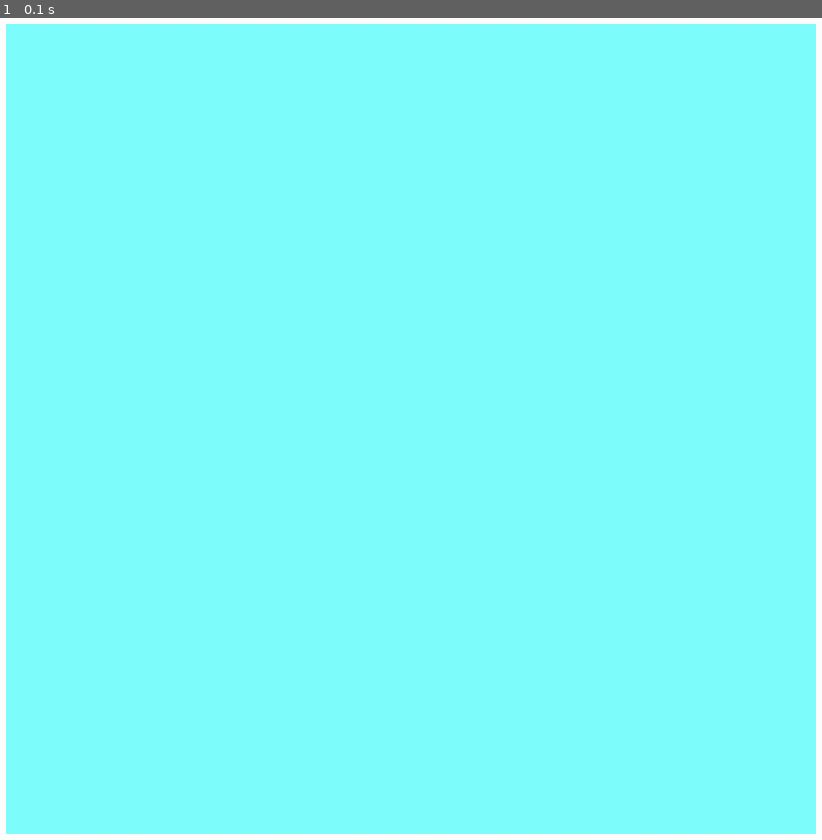
Above: before the commit, frame 1.
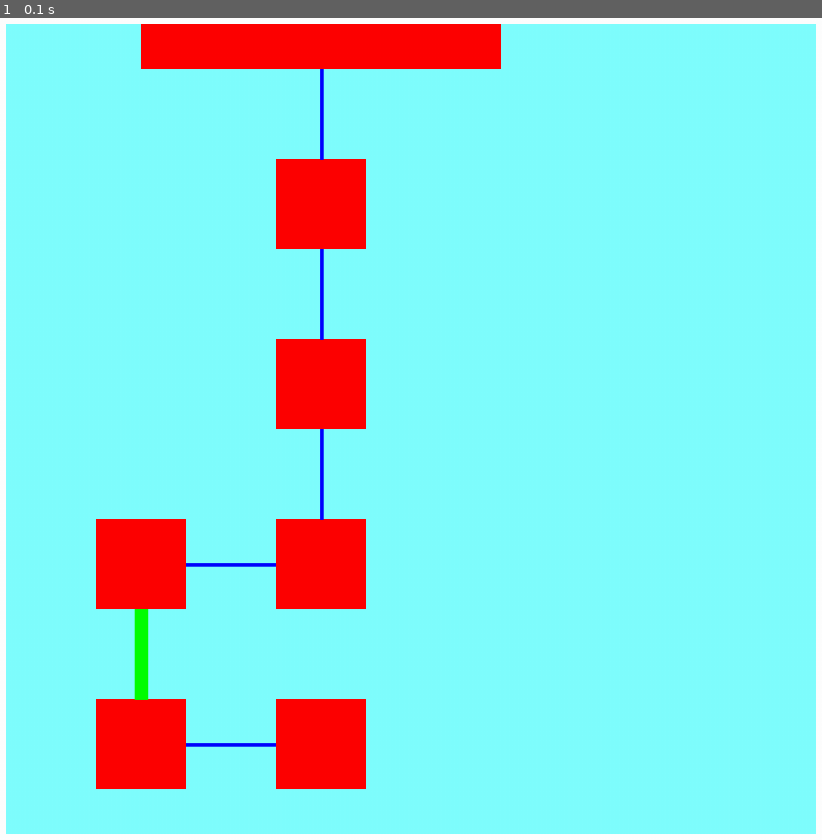
Above: after the commit, the same moment.

Repository: jberkow713/Adventure_Game
Game: pygame game, started from Maptesting.py
The game is run twice, just before and just after one commit, with the same random seed, the same clock (stepped at 60 frames per second) and the same inputs.
Inputs:
- Up to frame 1 (0.1 s): no input

The runs differ from the first frame. In frame 1, 10% of the frame differs, in the area x 11-61%, y 0-94%.

Commit message:
drew a few maps of world 1 and world 2 for map scrolling

Diff:
--- a/Maptesting.py
+++ b/Maptesting.py
@@ -4,16 +4,58 @@
 
 pygame.init()
 #Pixel width by pixel height
+BLACK = ( 0, 0, 0)
+WHITE = (255, 255, 255)
+RED = (255, 0, 0)
+GREEN = ( 0, 255, 0)
+BLUE = ( 0, 0, 255)
+
 WIDTH = 1000
 HEIGHT = 1000
 XMARGIN = 50
 YMARGIN = 50
-Display_Surface = pygame.display.set_mode((WIDTH, HEIGHT))
+Big_Gap = XMARGIN*4
+Small_Gap = XMARGIN*2
+DISPLAYSURF = pygame.display.set_mode((WIDTH, HEIGHT))
 pygame.display.set_caption('You have opened a new pygame window!')
 
 WHITE = (255, 255, 255)
-Display_Surface.fill(WHITE)
-Board = pygame.draw.rect(Display_Surface, (128,255, 255), (XMARGIN, YMARGIN, (WIDTH - 2 * XMARGIN), (HEIGHT-2*YMARGIN)))
+DISPLAYSURF.fill(WHITE)
+#World 1
+# Board = pygame.draw.rect(DISPLAYSURF, (128,255, 255), (XMARGIN, YMARGIN, (WIDTH - 2 * XMARGIN), (HEIGHT-2*YMARGIN)))
+# pygame.draw.line(DISPLAYSURF, BLUE, (200, 900), (200, 800), 4)
+# pygame.draw.rect(DISPLAYSURF, RED, (150, 700, 100,100))
+# pygame.draw.line(DISPLAYSURF, BLUE, (200, 700), (200, 600), 4)
+# pygame.draw.rect(DISPLAYSURF, RED, (150, 500, 100,100))
+# pygame.draw.line(DISPLAYSURF, BLUE, (250, 750), (350, 750), 4)
+# pygame.draw.rect(DISPLAYSURF, RED, (350, 700, 100,100))
+# pygame.draw.line(DISPLAYSURF, BLUE, (400, 700), (400, 600), 4)
+# pygame.draw.rect(DISPLAYSURF, RED, (350, 500, 100,100))
+# pygame.draw.line(DISPLAYSURF, BLUE, (400, 500), (400, 400), 4)
+# pygame.draw.rect(DISPLAYSURF, RED, (350, 300, 100,100))
+# pygame.draw.line(DISPLAYSURF, BLUE, (450, 350), (550, 350), 4)
+# pygame.draw.rect(DISPLAYSURF, RED, (550, 300, 100,100))
+
+#World 2
+
+Board = pygame.draw.rect(DISPLAYSURF, (128,255, 255), (XMARGIN, YMARGIN, (WIDTH - 2 * XMARGIN), (HEIGHT-2*YMARGIN)))
+pygame.draw.rect(DISPLAYSURF, RED, (150, 800, 100,100))
+pygame.draw.line(DISPLAYSURF, BLUE, (250, 850), (350, 850), 4)
+pygame.draw.rect(DISPLAYSURF, RED, (350, 800, 100,100))
+pygame.draw.line(DISPLAYSURF, GREEN, (200, 800), (200, 700), 15)
+pygame.draw.rect(DISPLAYSURF, RED, (150, 600, 100,100))
+pygame.draw.line(DISPLAYSURF, BLUE, (250, 650), (350, 650), 4)
+pygame.draw.rect(DISPLAYSURF, RED, (350, 600, 100,100))
+pygame.draw.line(DISPLAYSURF, BLUE, (400, 600), (400, 500), 4)
+pygame.draw.rect(DISPLAYSURF, RED, (350, 400, 100,100))
+pygame.draw.line(DISPLAYSURF, BLUE, (400, 400), (400, 300), 4)
+pygame.draw.rect(DISPLAYSURF, RED, (350, 200, 100,100))
+pygame.draw.line(DISPLAYSURF, BLUE, (400, 200), (400, 100), 4)
+pygame.draw.rect(DISPLAYSURF, RED, (200, 50, 400,50))
+
+
+
+
 
 
 
Binary file added: kisspng-the-legend-of-zelda-breath-of-the-wild-the-legend-pixilart-toon-link-by-agenttoast-7-5c4f5f9570d273.2130575715487056854621.png
